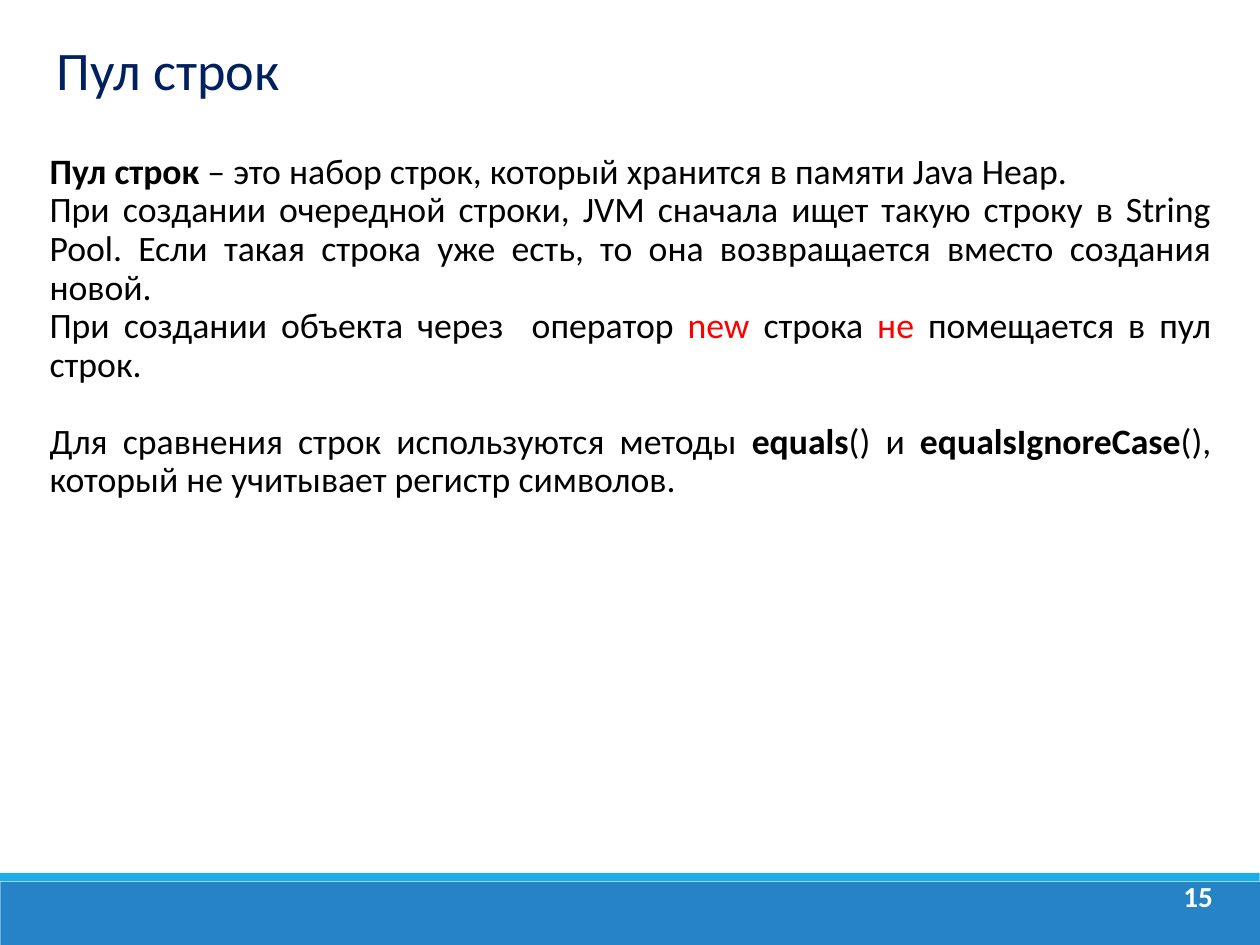
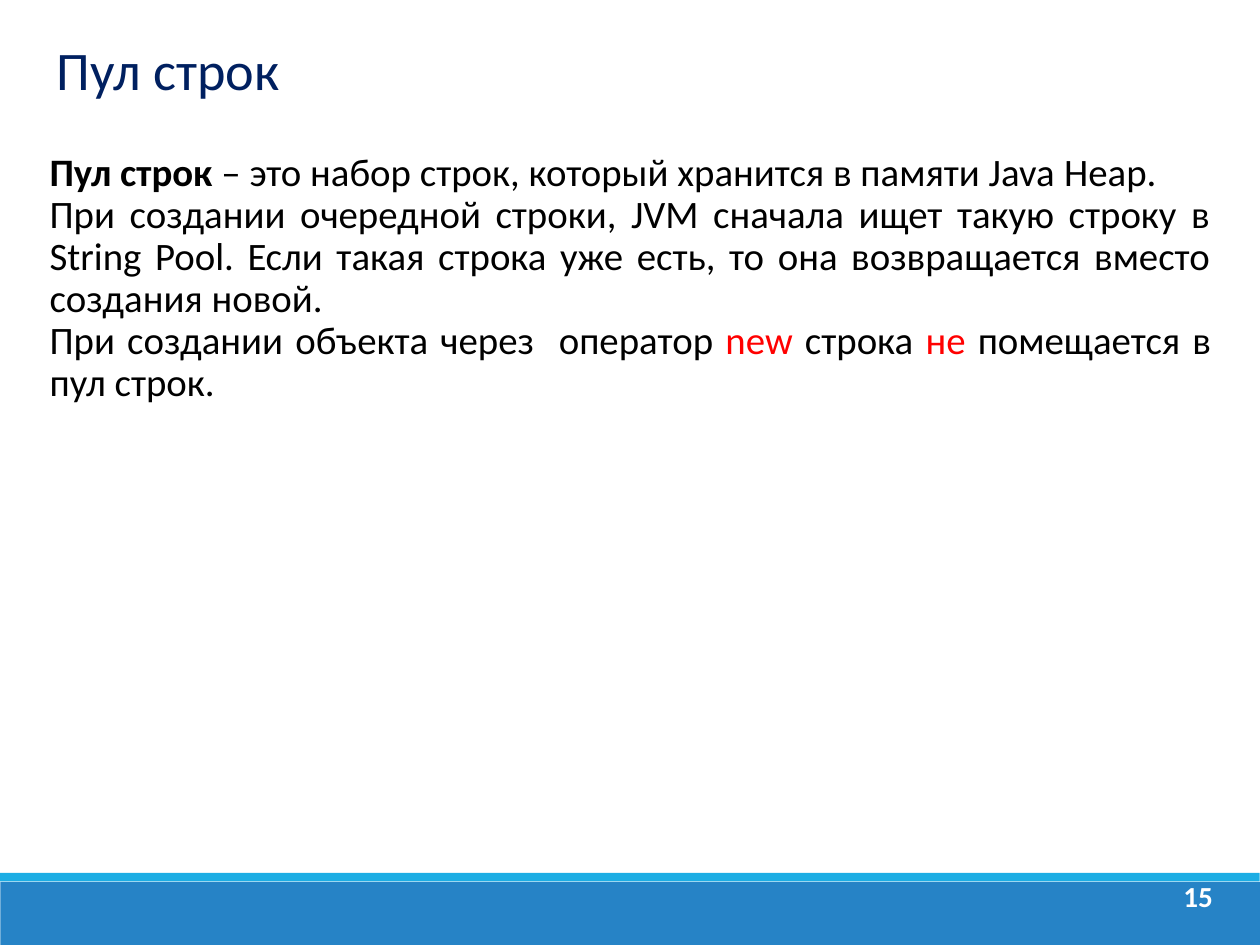
Before and after one commit to dmitry-academy/academy_5220, a slide deck: slide 15 of academy5220/resources/presentations/Java Lection 5. Пакеты.Math.String.ppt. Drawn at 1260x945 pixels with LibreOffice and Linux fonts; fonts in the diff are those of the drawing; background and template pictures are left out. Boxes give left, top, right and bottom in pixels: in the first picture for what was removed or moved away, otherwise in the second. Text is boxed around its words. In the diff, an @@ line names an element or a change of style, - is before the commit and + after.

```diff
--- a/academy5220/resources/presentations/Java Lection 5. Пакеты.Math.String.ppt
+++ b/academy5220/resources/presentations/Java Lection 5. Пакеты.Math.String.ppt
@@ text "Пул строк – это набор ..." at bbox=[50, 159, 1211, 403]: size 20.4 to 22.2 pt @@
@@ text at bbox=[50, 428, 1211, 498]: paragraph removed @@
-Для сравнения строк используются методы equals() и equalsIgnoreCase(), который не учитывает регистр символов.
```
Also in this commit, not shown: 4 other slides changed, 1 slide removed, 44 other files.
